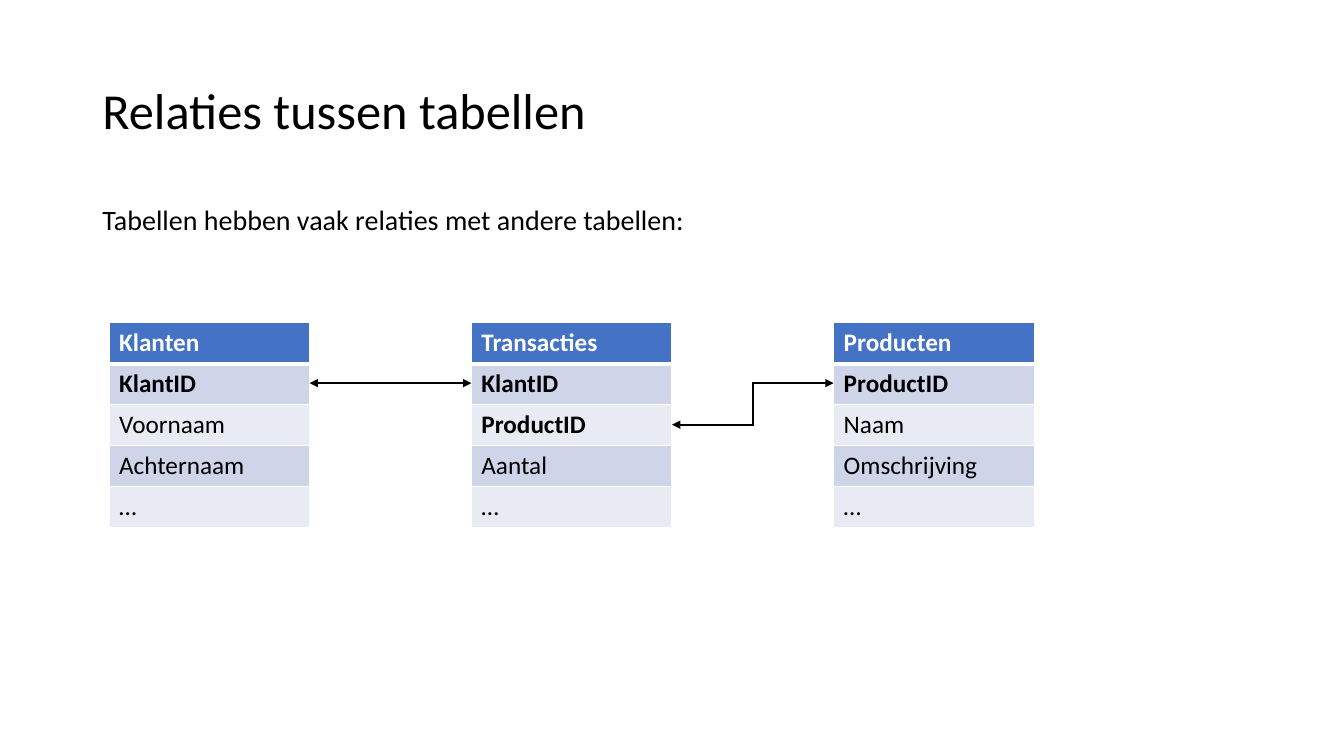
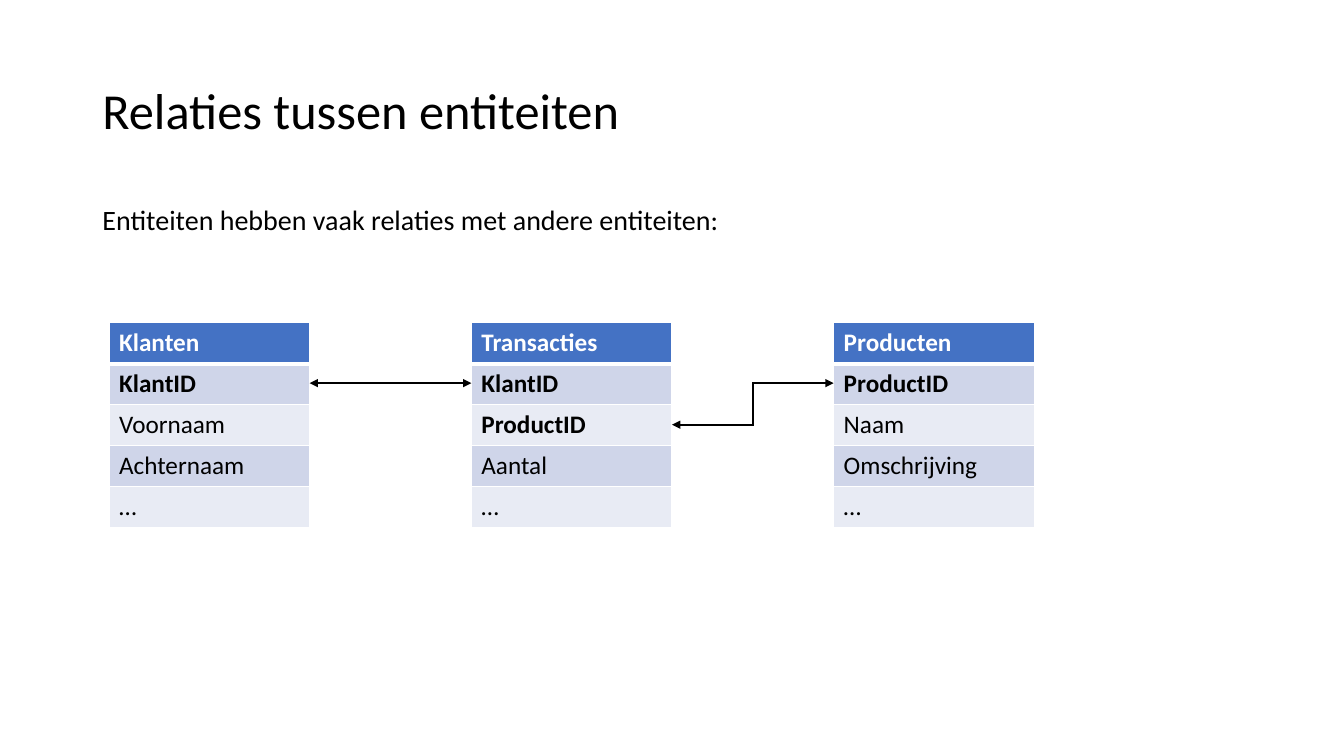
Before and after one commit to LFKoning/knowledge-sharing, a slide deck: slide 5 of sql_course/2_database_design/2_database_design.pptx (slide 4 before the commit). Drawn at 1344x756 pixels with LibreOffice and Linux fonts; fonts in the diff are those of the drawing. Boxes give left, top, right and bottom in pixels: in the first picture for what was removed or moved away, otherwise in the second. Text is boxed around its words. In the diff, an @@ line names an element or a change of style, - is before the commit and + after.

```diff
--- a/sql_course/2_database_design/2_database_design.pptx
+++ b/sql_course/2_database_design/2_database_design.pptx
@@ title at bbox=[102, 94, 619, 130]: text changed @@
-Relaties tussen tabellen
+Relaties tussen entiteiten
@@ text at bbox=[102, 210, 718, 231]: text changed @@
-Tabellen hebben vaak relaties met andere tabellen:
+Entiteiten hebben vaak relaties met andere entiteiten:
```
Also in this commit, not shown: 1 slide added.
